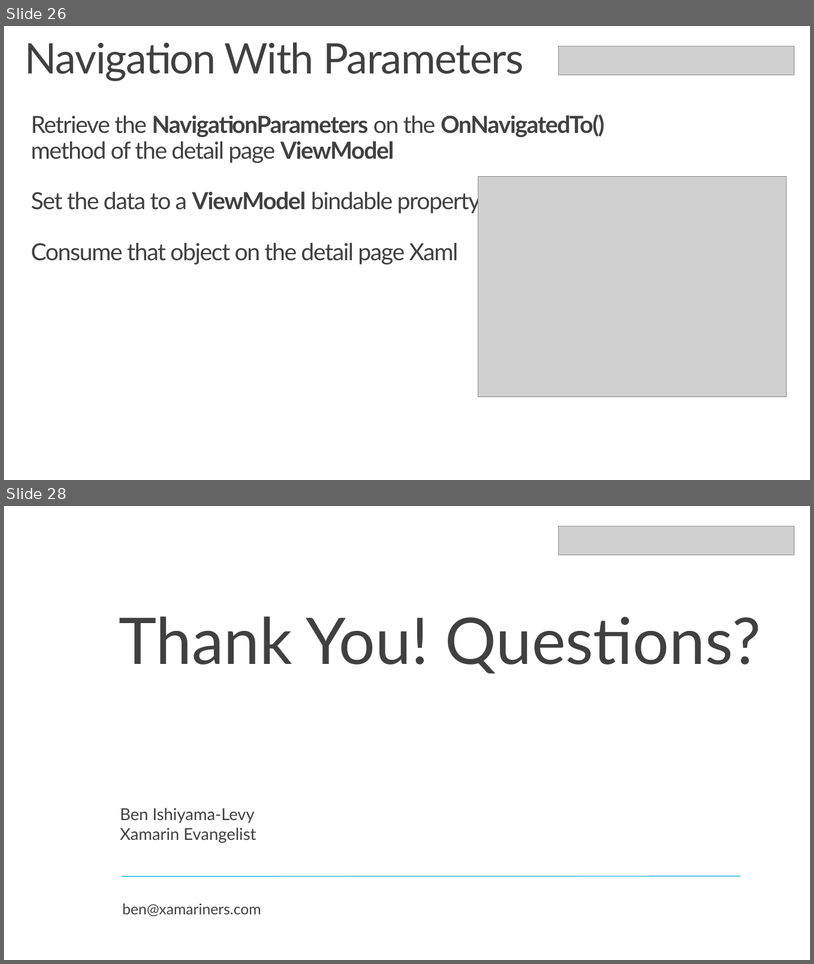
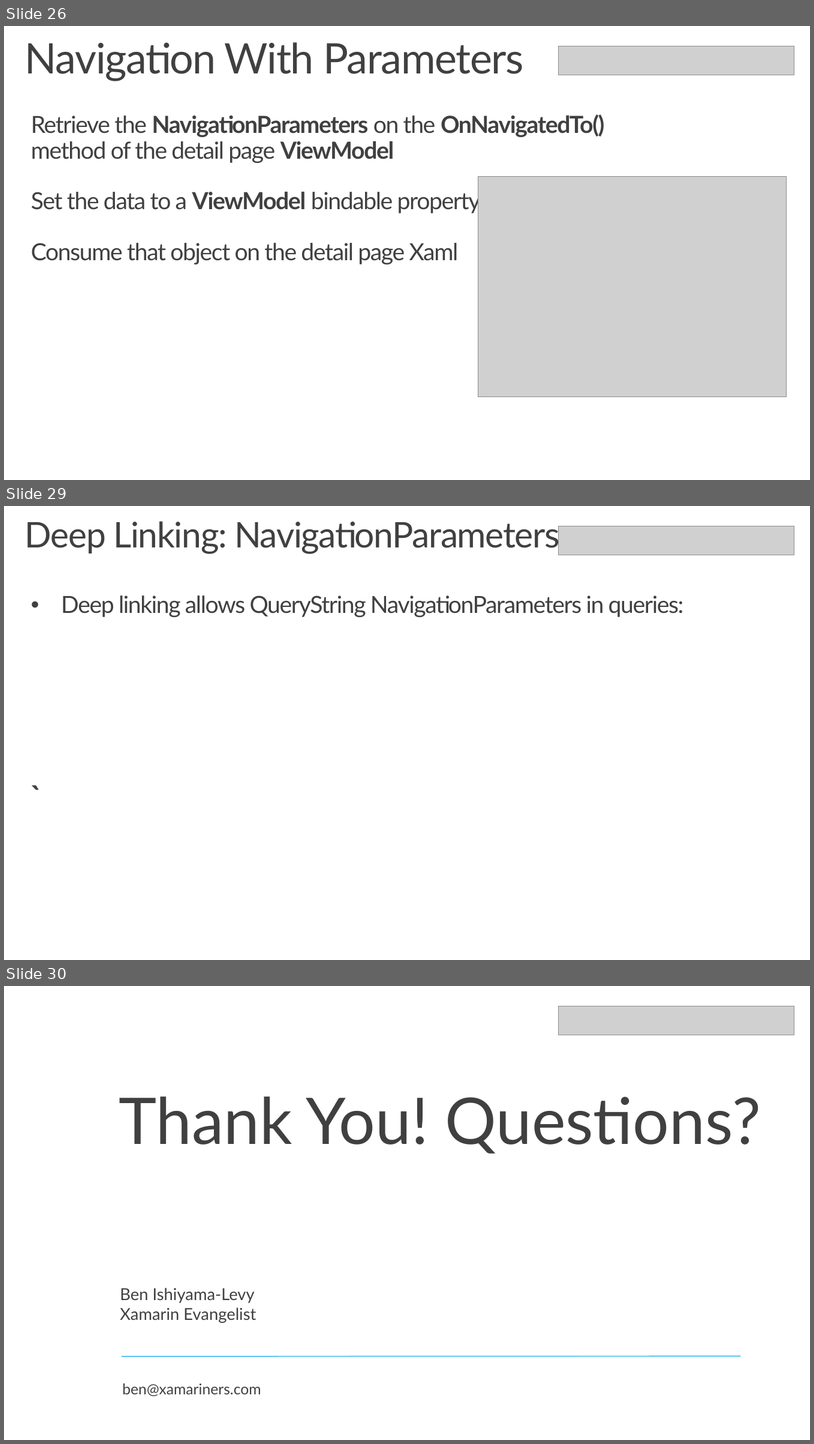
Before and after one commit to Xamariners/PrismDemo, a slide deck: media/PrismDemo.pptx. Shown one above the other, each under a label of ours: slides 26 and 28 before the commit, slides 26, 29 and 30 after it; the slides between them are not shown. The pictures are 814x964 and 814x1444 pixels, drawn with LibreOffice and Linux fonts; fonts in the diff are those of the drawing; grey boxes stand for pictures; background and template pictures are left out. Boxes give left, top, right and bottom in pixels: in the first picture for what was removed or moved away, otherwise in the second. Text is boxed around its words. In the diff, an @@ line names an element or a change of style, - is before the commit and + after.

```diff
--- a/media/PrismDemo.pptx
+++ b/media/PrismDemo.pptx
@@ slide 29 added at [4, 506, 810, 960], background picture (left out) @@
@@ text added at [25, 521, 560, 555], 42 pt, text #404040 @@
+Deep Linking: NavigationParameters
@@ picture added at [559, 526, 795, 555] @@
@@ text added at [61, 595, 684, 617], 28 pt, text #404040 @@
+• Deep linking allows QueryString NavigationParameters in queries:
+`
@@ what was slide 28 is now slide 30 @@
```
Also in this commit, not shown: 1 slide changed, 1 other slide added, 13 other files.
